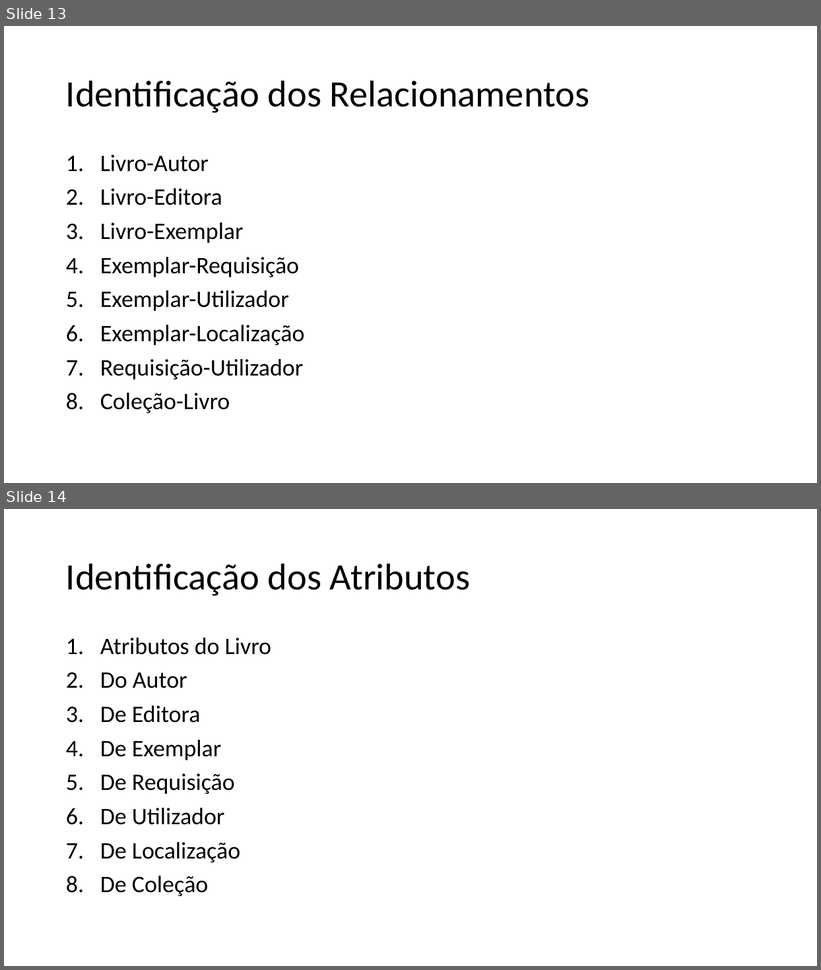
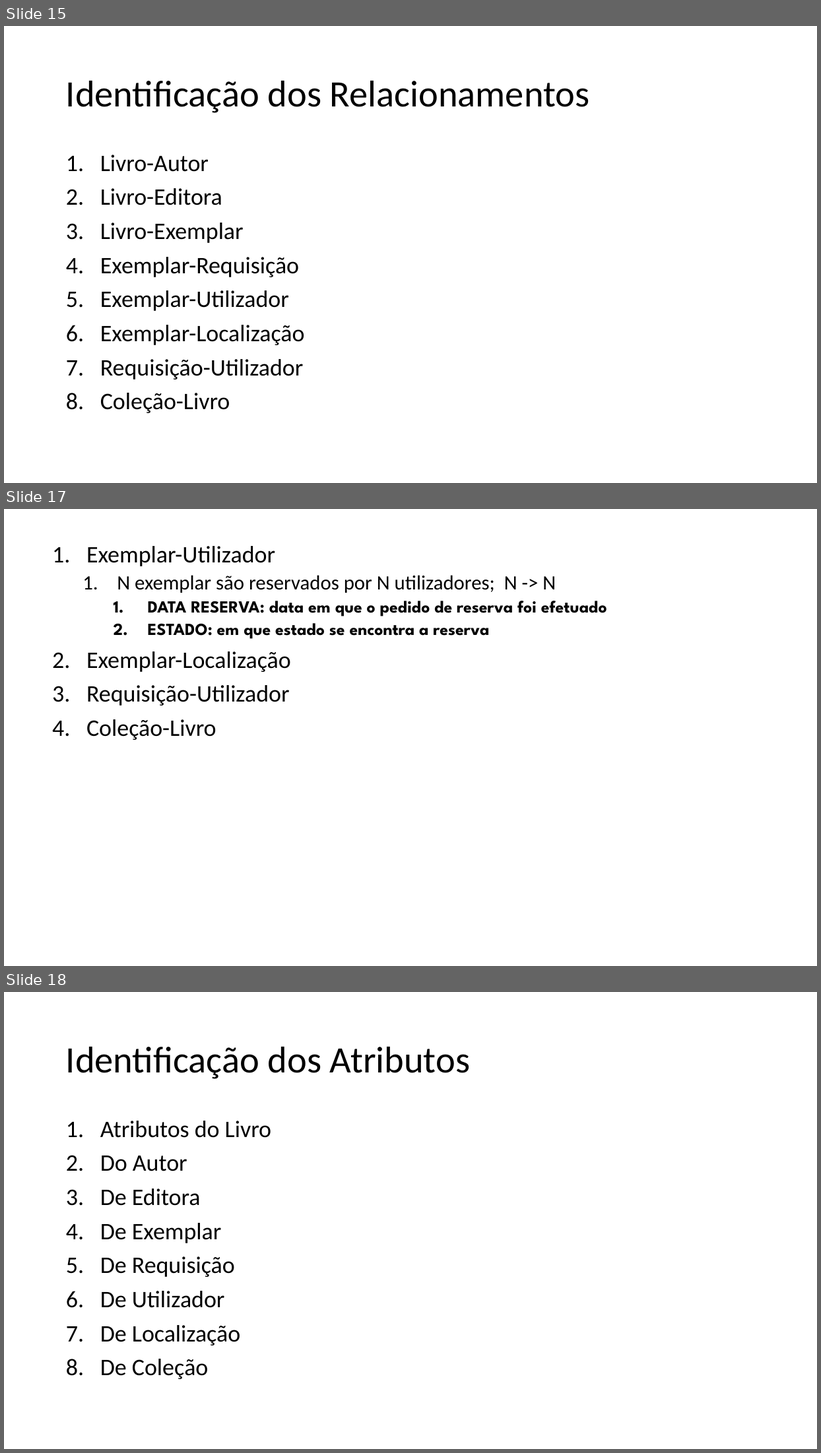
Before and after one commit to b-p3r/BD-1516, a slide deck: begininPP.pptx. Shown one above the other, each under a label of ours: slides 13 and 14 before the commit, slides 15, 17 and 18 after it; the slides between them are not shown. The pictures are 821x970 and 821x1453 pixels, drawn with LibreOffice and Linux fonts; fonts in the diff are those of the drawing. Boxes give left, top, right and bottom in pixels: in the first picture for what was removed or moved away, otherwise in the second. Text is boxed around its words. In the diff, an @@ line names an element or a change of style, - is before the commit and + after.

```diff
--- a/begininPP.pptx
+++ b/begininPP.pptx
@@ slide 17 added at (4, 509, 817, 966), background #FFFFFF @@
@@ text added at (86, 546, 607, 740), 20 pt, text #000000 @@
+1. Exemplar-Utilizador
+  1. N exemplar são reservados por N utilizadores; N -> N
+    1. DATA RESERVA: data em que o pedido de reserva foi efetuado
+    2. ESTADO: em que estado se encontra a reserva
+2. Exemplar-Localização
+3. Requisição-Utilizador
+4. Coleção-Livro
@@ what was slide 13 is now slide 15 @@
@@ what was slide 14 is now slide 18 @@
```
Also in this commit, not shown: 1 slide changed, 3 other slides added.
